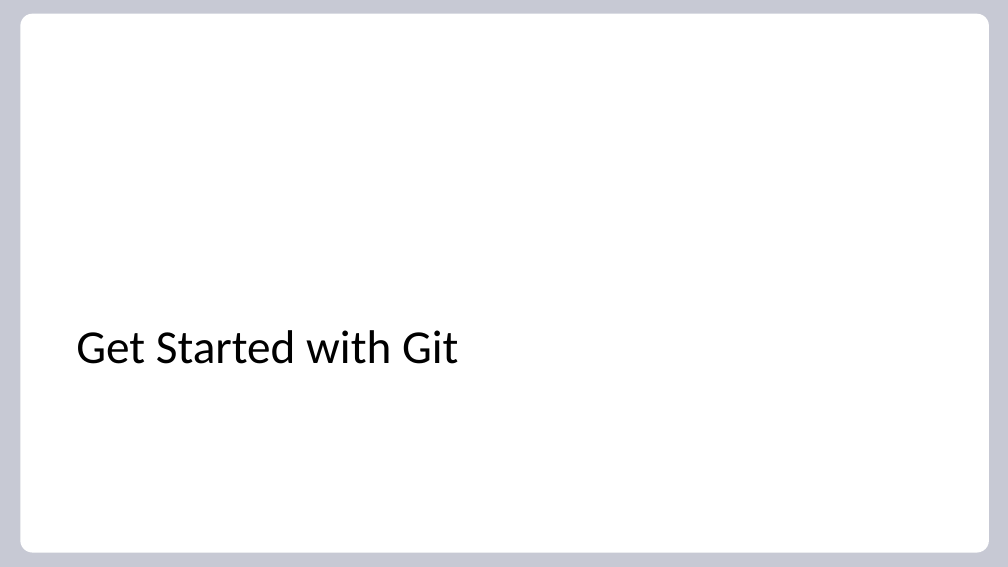
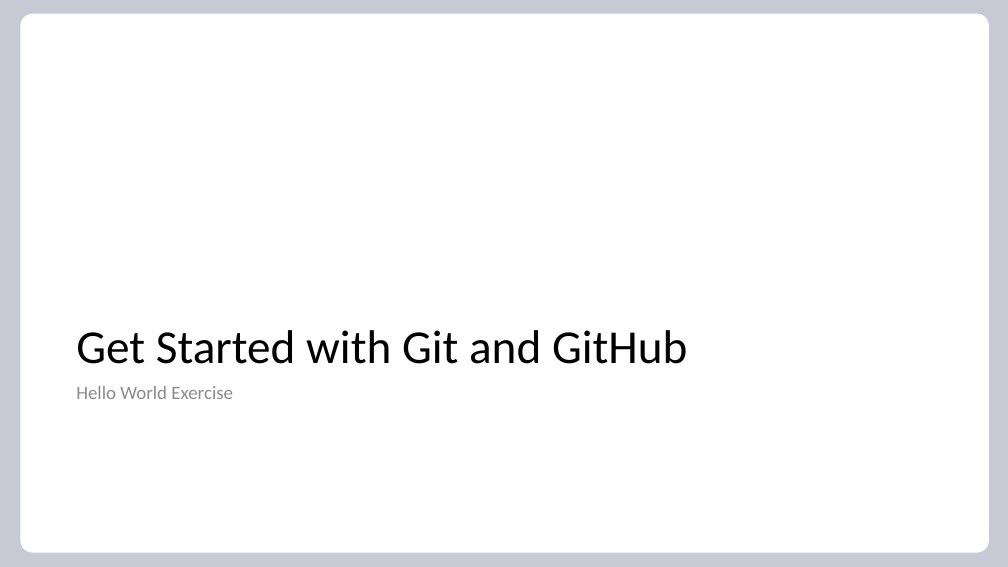
Before and after one commit to jeffsuperglide/CAVI-Script-Training, a slide deck: slide 15 of CWMS-git-training/git.pptx (slide 13 before the commit). Drawn at 1008x567 pixels with LibreOffice and Linux fonts; fonts in the diff are those of the drawing; background and template pictures are left out. Boxes give left, top, right and bottom in pixels: in the first picture for what was removed or moved away, otherwise in the second. Text is boxed around its words. In the diff, an @@ line names an element or a change of style, - is before the commit and + after.

```diff
--- a/CWMS-git-training/git.pptx
+++ b/CWMS-git-training/git.pptx
@@ title at bbox=[76, 330, 687, 364]: text changed @@
-Get Started with Git
+Get Started with Git and GitHub
@@ text added at bbox=[76, 386, 233, 399], 18 pt, text #8C8C8C @@
+Hello World Exercise
```
Also in this commit, not shown: 3 other slides changed, 8 slides added, 1 slide removed, 1 other file.
